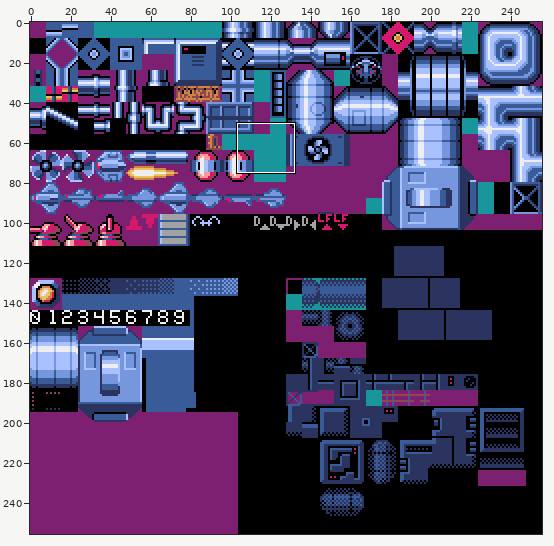
Sprite sheet: source/assets/graslay_factory.png. Above: a wide view before the commit, with the close-up outlined.
Close-up. Before the edit:
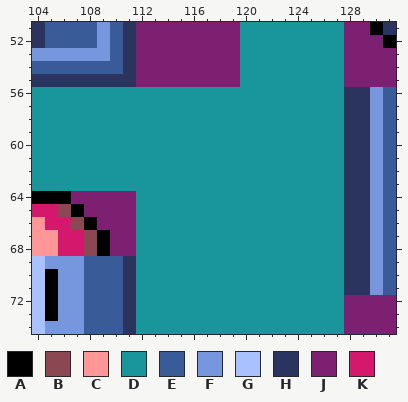
The file is 256x256 pixels. Shown: x 104..131, y 51..74.
Palette (. is transparent): A #000000  B #8b4852  C #ff9798  D #19959c  E #395c98  F #7696de  G #a9c1ff  H #2b335f  J #7e2072  K #d4186c
Pixels before, first column x 104:
51 HEEEEFEHJJJJJJJJDDDDDDDDJJAH
52 HEEEEFEHJJJJJJJJDDDDDDDDJJJA
53 FFFFFFEHJJJJJJJJDDDDDDDDJJJJ
54 EEEEEEEHJJJJJJJJDDDDDDDDJJJJ
55 HHHHHHHHJJJJJJJJDDDDDDDDJJJJ
56 DDDDDDDDDDDDDDDDDDDDDDDDHHFE
57 DDDDDDDDDDDDDDDDDDDDDDDDHHFE
58 DDDDDDDDDDDDDDDDDDDDDDDDHHFE
59 DDDDDDDDDDDDDDDDDDDDDDDDHHFE
60 DDDDDDDDDDDDDDDDDDDDDDDDHHFE
61 DDDDDDDDDDDDDDDDDDDDDDDDHHFE
62 DDDDDDDDDDDDDDDDDDDDDDDDHHFE
63 DDDDDDDDDDDDDDDDDDDDDDDDHHFE
64 AAAJJJJJDDDDDDDDDDDDDDDDHHFE
65 KKBAJJJJDDDDDDDDDDDDDDDDHHFE
66 CKKBAJJJDDDDDDDDDDDDDDDDHHFE
67 CCKKBAJJDDDDDDDDDDDDDDDDHHFE
68 CCKKBAJJDDDDDDDDDDDDDDDDHHFE
69 GFFFEEEHDDDDDDDDDDDDDDDDHHFE
70 GAFFEEEHDDDDDDDDDDDDDDDDHHFE
71 GAFFEEEHDDDDDDDDDDDDDDDDHHFE
72 GAFFEEEHDDDDDDDDDDDDDDDDJJJJ
73 GAFFEEEHDDDDDDDDDDDDDDDDJJJJ
74 GFFFEEEHDDDDDDDDDDDDDDDDJJJJ
After:
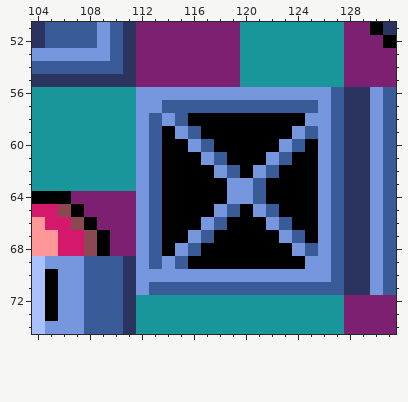
Change:
Colour D becomes colour A in row 58 at x 116 to 124; in row 59 at x 114 and 117 to 123; in row 60 at x 114 to 115, 118 to 122 and 125; in row 61 at x 114 to 116, 119 to 121 and 124 to 125; in row 62 at x 114 to 117, 120 and 123 to 125; in rows 63 to 64 at x 114 to 118 and 122 to 125.
Colour D becomes colour A in row 65 at x 114 to 117, 120 and 123 to 125; in row 66 at x 114 to 116, 119 to 121 and 124 to 125; in row 67 at x 114 to 115, 118 to 122 and 125; in row 68 at x 114 and 117 to 123; in row 69 at x 116 to 124.
Colour D becomes colour E in row 56 at x 127; in row 57 at x 114 to 125 and 127; in row 58 at x 113, 115 and 127; in row 59 at x 113, 116, 125 and 127; in row 60 at x 113, 117, 124 and 127; in row 61 at x 113, 118, 123 and 127.
Colour D becomes colour E in row 62 at x 113, 119, 122 and 127; in rows 63 to 64 at x 113, 121 and 127; in row 65 at x 113, 119, 122 and 127; in row 66 at x 113, 118, 123 and 127; in row 67 at x 113, 117, 124 and 127; in row 68 at x 113, 116, 125 and 127.
Colour D becomes colour E in row 69 at x 113, 115 and 127; in row 70 at x 127; in row 71 at x 113 to 127.
Colour D becomes colour F in row 56 at x 112 to 126; in row 57 at x 112 to 113 and 126; in row 58 at x 112, 114 and 125 to 126; in row 59 at x 112, 115, 124 and 126; in row 60 at x 112, 116, 123 and 126; in row 61 at x 112, 117, 122 and 126.
Colour D becomes colour F in row 62 at x 112, 118, 121 and 126; in rows 63 to 64 at x 112, 119 to 120 and 126; in row 65 at x 112, 118, 121 and 126; in row 66 at x 112, 117, 122 and 126; in row 67 at x 112, 116, 123 and 126; in row 68 at x 112, 115, 124 and 126.
Colour D becomes colour F in row 69 at x 112, 114 and 125 to 126; in row 70 at x 112 to 126; in row 71 at x 112.
Pixel boxes of the changes (left, top, right, bottom) in both close-ups:
changed: (136, 87, 344, 295)
